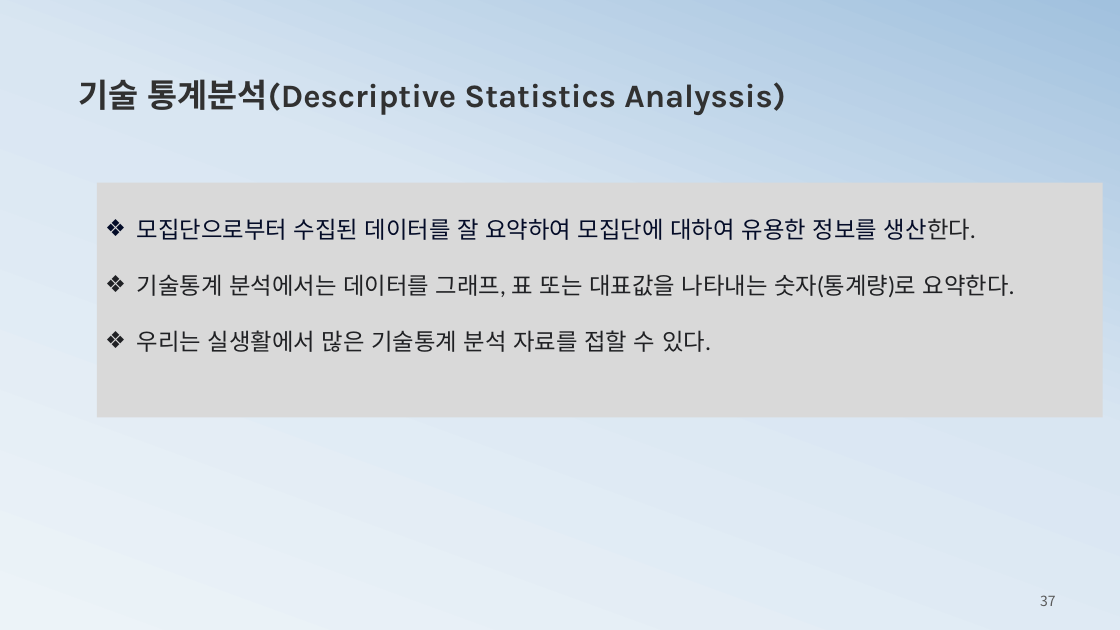
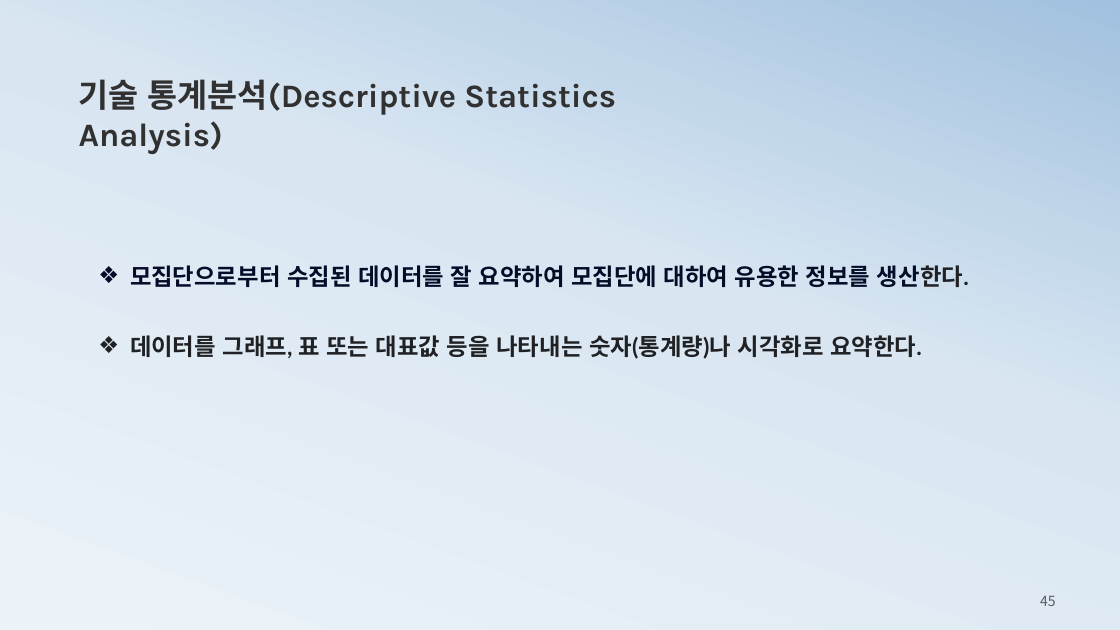
Before and after one commit to ancestor9/mathematics-for-machine-learning, a slide deck: slide 45 of 1_statistics for machine learning.pptx (slide 37 before the commit). Drawn at 1120x630 pixels with LibreOffice and Linux fonts; fonts in the diff are those of the drawing. Boxes give left, top, right and bottom in pixels: in the first picture for what was removed or moved away, otherwise in the second. Text is boxed around its words. In the diff, an @@ line names an element or a change of style, - is before the commit and + after.

```diff
--- a/1_statistics for machine learning.pptx
+++ b/1_statistics for machine learning.pptx
@@ text at [79,79,616,154]: text changed @@
-기술 통계분석(Descriptive Statistics Analyssis)
+기술 통계분석(Descriptive Statistics Analysis)
@@ text "모집단으로부터 수집된 데이터를 잘 요약하여 ...": place and size @@
-text "모집단으로부터 수집된 데이터를 잘 요약하여 ..." at [97,183,1102,418]
+text "모집단으로부터 수집된 데이터를 잘 요약하여 ..." at [130,265,969,359]
@@ text "모집단으로부터 수집된 데이터를 잘 요약하여 ..." at [130,265,969,359]: fill #D9D9D9 to none @@
@@ text at [130,265,969,287]: bold on in "모집단으로부터 수집된 데이터를 잘 요약하여 모집단에 대하여 ..."; line spacing 2 to 2.5 @@
@@ text at [130,335,922,359]: text changed; bold on @@
-❖ 기술통계 분석에서는 데이터를 그래프, 표 또는 대표값을 나타내는 숫자(통계량)로 요약한다.
-❖ 우리는 실생활에서 많은 기술통계 분석 자료를 접할 수 있다.
+❖ 데이터를 그래프, 표 또는 대표값 등을 나타내는 숫자(통계량)나 시각화로 요약한다.
@@ page number at [1040,596,1056,606]: text changed @@
-37
+45
```
Also in this commit, not shown: 18 other slides changed, 5 slides added, 2 slides removed.
